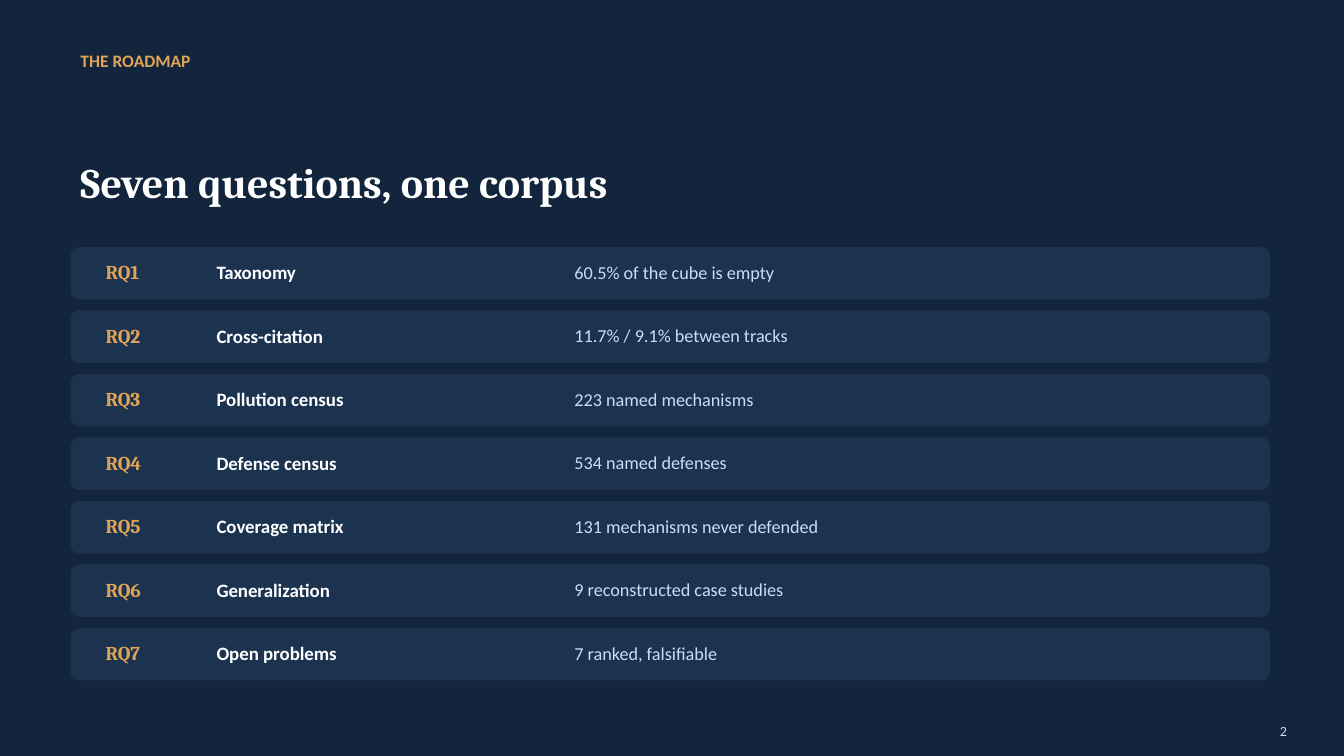
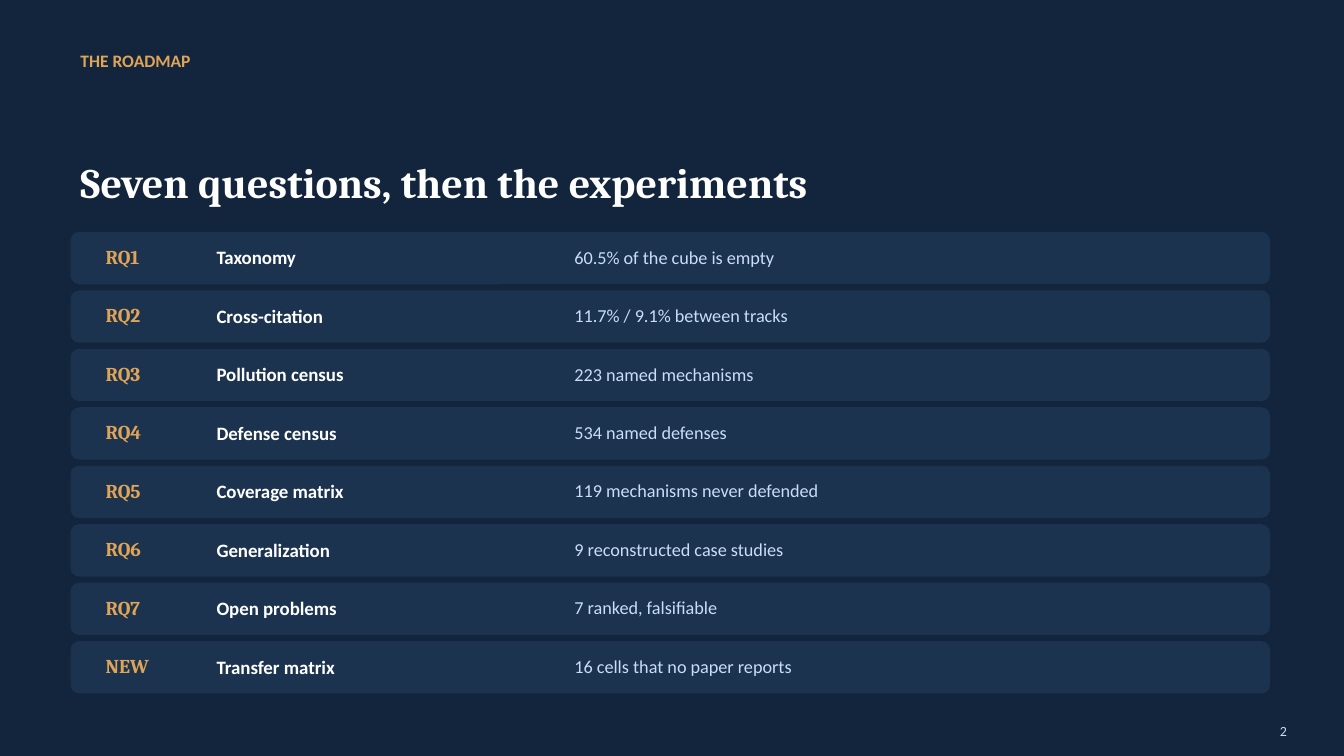
Before and after one commit to Nyamtulla/context_poison, a slide deck: slide 2 of context_sok_results_presentation.pptx. Drawn at 1344x756 pixels with LibreOffice and Linux fonts; fonts in the diff are those of the drawing. Boxes give left, top, right and bottom in pixels: in the first picture for what was removed or moved away, otherwise in the second. Text is boxed around its words. In the diff, an @@ line names an element or a change of style, - is before the commit and + after.

```diff
--- a/context_sok_results_presentation.pptx
+++ b/context_sok_results_presentation.pptx
@@ text at (80,168,808,207): text changed @@
-Seven questions, one corpus
+Seven questions, then the experiments
@@ 3 texts, 1 rounded rectangle: place and size @@
-3 texts, 1 rounded rectangle at (71,247,1270,299)
+3 texts, 1 rounded rectangle at (71,232,1270,284)
@@ 3 texts, 1 rounded rectangle: place and size @@
-3 texts, 1 rounded rectangle at (71,311,1270,363)
+3 texts, 1 rounded rectangle at (71,290,1270,343)
@@ 3 texts, 1 rounded rectangle: place and size @@
-3 texts, 1 rounded rectangle at (71,374,1270,426)
+3 texts, 1 rounded rectangle at (71,349,1270,401)
@@ 3 texts, 1 rounded rectangle: place and size @@
-3 texts, 1 rounded rectangle at (71,438,1270,490)
+3 texts, 1 rounded rectangle at (71,407,1270,460)
@@ 2 texts, 1 rounded rectangle: place and size @@
-2 texts, 1 rounded rectangle at (71,501,1270,554)
+2 texts, 1 rounded rectangle at (71,466,1270,518)
@@ text at (574,484,818,497): text changed @@
-131 mechanisms never defended
+119 mechanisms never defended
@@ 3 texts, 1 rounded rectangle: place and size @@
-3 texts, 1 rounded rectangle at (71,565,1270,617)
+3 texts, 1 rounded rectangle at (71,524,1270,577)
@@ 3 texts, 1 rounded rectangle: place and size @@
-3 texts, 1 rounded rectangle at (71,628,1270,681)
+3 texts, 1 rounded rectangle at (71,583,1270,635)
@@ rounded rectangle added at (71,641,1270,694), fill #1B334F @@
@@ text added at (106,660,149,673), 14 pt, text #E0A458, bold @@
+NEW
@@ text added at (217,660,335,674), 13.5 pt, text #FFFFFF, bold @@
+Transfer matrix
@@ text added at (574,660,792,676), 13 pt, text #CADCFC @@
+16 cells that no paper reports
```
Also in this commit, not shown: 19 other slides changed, 4 slides added, 5 other files.
